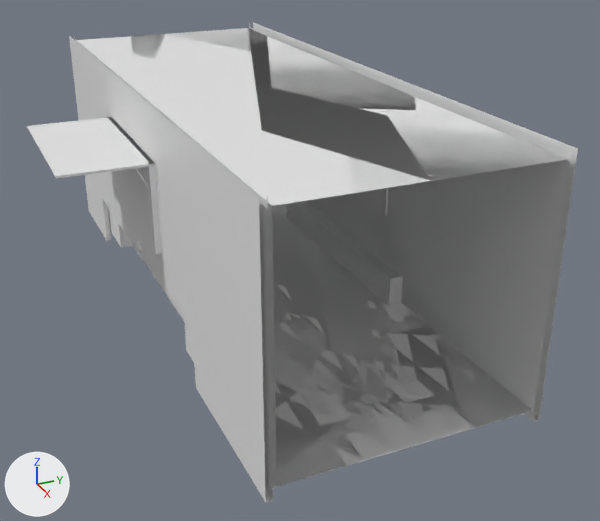
What one commit did to the glTF model public/models/Packaging/Concession Door.glb.
The view is the same before and after, from a 50 mm camera at (9.82, -3.12, 4.72) aimed at (2.23, 0.29, 0.93). Arrows for +X, +Y and +Z are at lower left; the lights stay in place. The older version comes first. Where no turn or scale is listed for an object, it has been applied to the vertices. Vertices at exactly the same position are counted once.

Objects in the first picture: 'Base Interior(Concession Door) L', 'Base Interior(Concession Door) R', 'Concession Door L', 'Concession Door L Proxy' and 1 more.
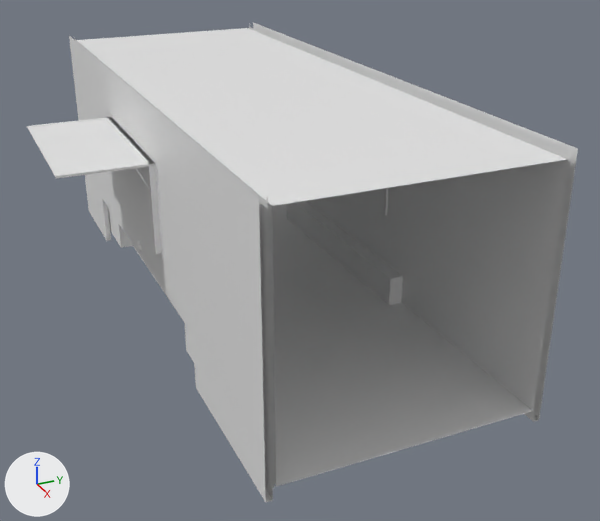
What changed in the scene script:
```text
Change me_base_interior_concession_door__r:
    used by ob_base_interior_concession_door__r; location = (0.0, 0.0, 0.0)
    remove me_base_interior_concession_door__r.from_pydata(...)  # 312 vertices, 534 faces; spans x -1.63..5.13, y -1.23..1.34, z 0.4..2.87
    add me_base_interior_concession_door__r.from_pydata(...)  # 290 vertices, 500 faces; spans x -1.63..5.13, y 0.0..1.34, z 0.4..2.87
    me_base_interior_concession_door__r part 3
    12 vertices are removed from x -1.63..5.13, y -1.21..-1.06, z 0.52..2.8
    22 faces are deleted
    2 vertices are added at (-1.63, 0.0, 2.8), (5.13, 0.0, 2.8)
    2 new faces join them
    other edits to the shape of me_base_interior_concession_door__r do not show in these pictures
Change me_base_interior_concession_door__l:
    used by ob_base_interior_concession_door__l; location = (0.0, 0.0, 0.0)
    remove me_base_interior_concession_door__l.from_pydata(...)  # 292 vertices, 494 faces; spans x -1.63..5.13, y -1.33..1.23, z 0.4..2.87
    add me_base_interior_concession_door__l.from_pydata(...)  # 270 vertices, 460 faces; spans x -1.63..5.13, y -1.33..0.0, z 0.4..2.87
    me_base_interior_concession_door__l part 1: the loose piece of 12 vertices spanning x -1.63..5.13, y 1.08..1.23, z 0.5..2.82 is deleted
    me_base_interior_concession_door__l part 2
    12 vertices are removed from x -1.63..5.13, y 1.06..1.21, z 0.52..2.8
    22 faces are deleted
    2 vertices are added at (-1.63, 0.0, 2.8), (5.13, 0.0, 2.8)
    2 new faces join them
```

Where the change shows, as pixel boxes (x1, y1, x2, y2) in the pictures (600 x 521 px):
part 1 of me_base_interior_concession_door__l, deleted
    before: (249, 27, 569, 283)
part 2 of me_base_interior_concession_door__l, reshaped
    before: (100, 28, 566, 446)
    after: (77, 34, 431, 206)
part 3 of me_base_interior_concession_door__r, reshaped
    before: (77, 28, 567, 487)
    after: (167, 28, 567, 181)
